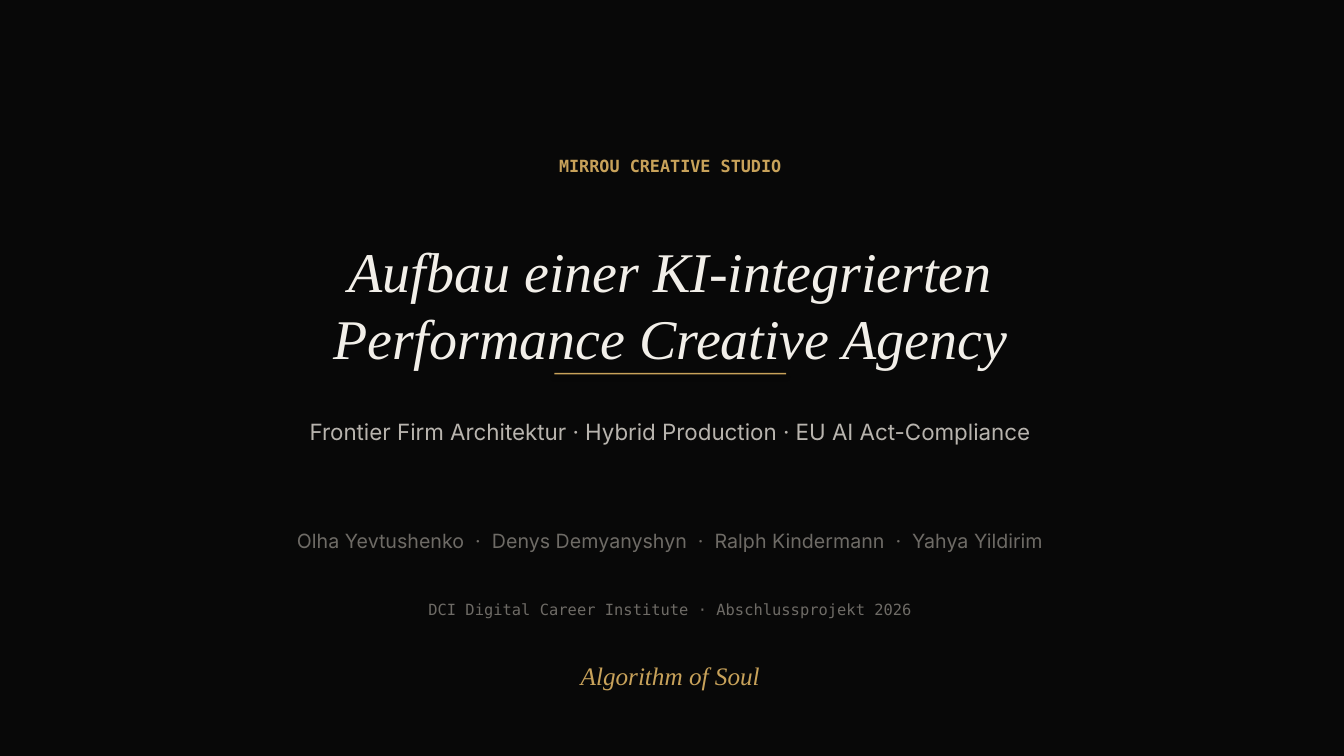
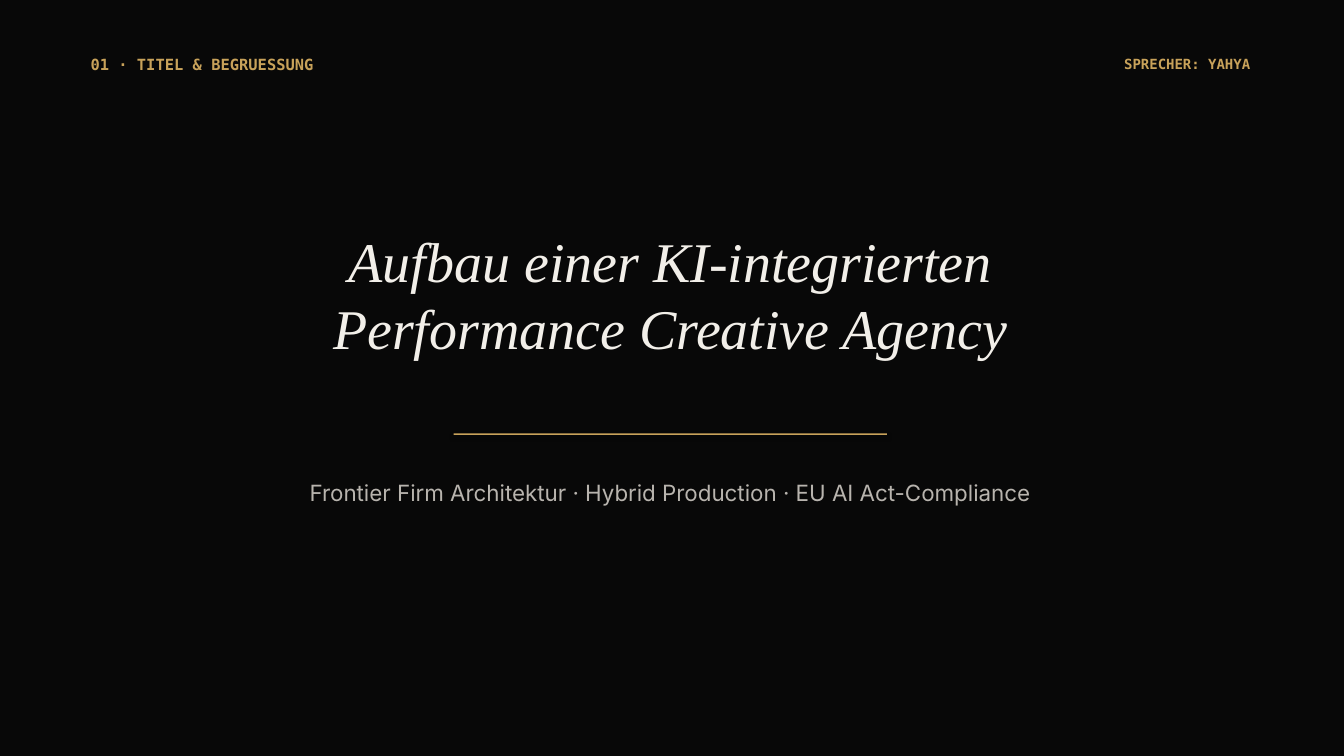
Before and after one commit to yoyo967/mirrou-creative-studio, a slide deck: slide 1 of 04_praesentationen/Mirrou_Abschlusspraesentation_DCI.pptx. Drawn at 1344x756 pixels with LibreOffice and Linux fonts; fonts in the diff are those of the drawing. Boxes give left, top, right and bottom in pixels: in the first picture for what was removed or moved away, otherwise in the second. Text is boxed around its words. In the diff, an @@ line names an element or a change of style, - is before the commit and + after.

```diff
--- a/04_praesentationen/Mirrou_Abschlusspraesentation_DCI.pptx
+++ b/04_praesentationen/Mirrou_Abschlusspraesentation_DCI.pptx
@@ text added at (91, 58, 313, 70), 11 pt, text #C8A25A, bold @@
+01 · TITEL & BEGRUESSUNG
@@ text added at (1124, 58, 1250, 69), 10 pt, text #C8A25A, bold @@
+SPRECHER: YAHYA
@@ text removed at (559, 159, 782, 173) @@
-MIRROU CREATIVE STUDIO
@@ text "Aufbau einer KI-integrierten Performance Creative ...": place and size @@
-text "Aufbau einer KI-integrierten Performance Creative ..." at (333, 252, 1008, 370)
+text "Aufbau einer KI-integrierten Performance Creative ..." at (333, 242, 1008, 360)
@@ rectangle: place and size @@
-rectangle at (555, 373, 786, 374)
+rectangle at (454, 434, 887, 435)
@@ text "Frontier Firm Architektur · Hybrid ...": place and size @@
-text "Frontier Firm Architektur · Hybrid ..." at (310, 423, 1031, 445)
+text "Frontier Firm Architektur · Hybrid ..." at (310, 484, 1031, 506)
@@ text removed at (297, 533, 1043, 552) @@
-Olha Yevtushenko · Denys Demyanyshyn · Ralph Kindermann · Yahya Yildirim
@@ text removed at (428, 603, 911, 618) @@
-DCI Digital Career Institute · Abschlussprojekt 2026
@@ text removed at (581, 667, 760, 691) @@
-Algorithm of Soul
```
Also in this commit, not shown: 31 slides added, 14 slides removed, 32 other files.
